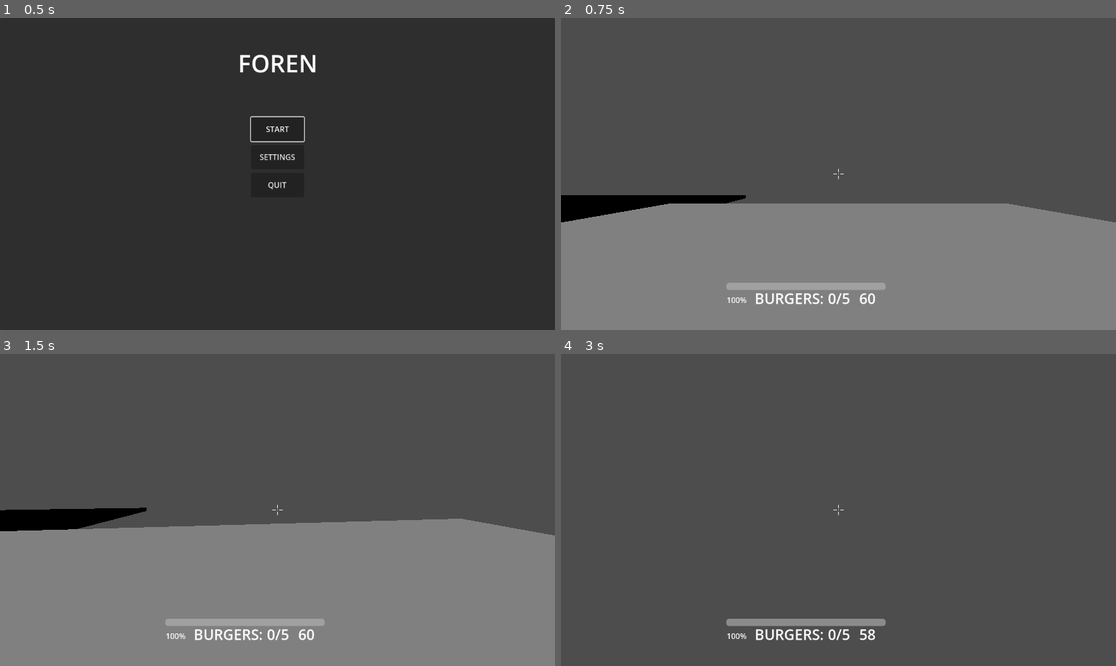
Above: before the commit, frames 1-4 (two rows, left to right).
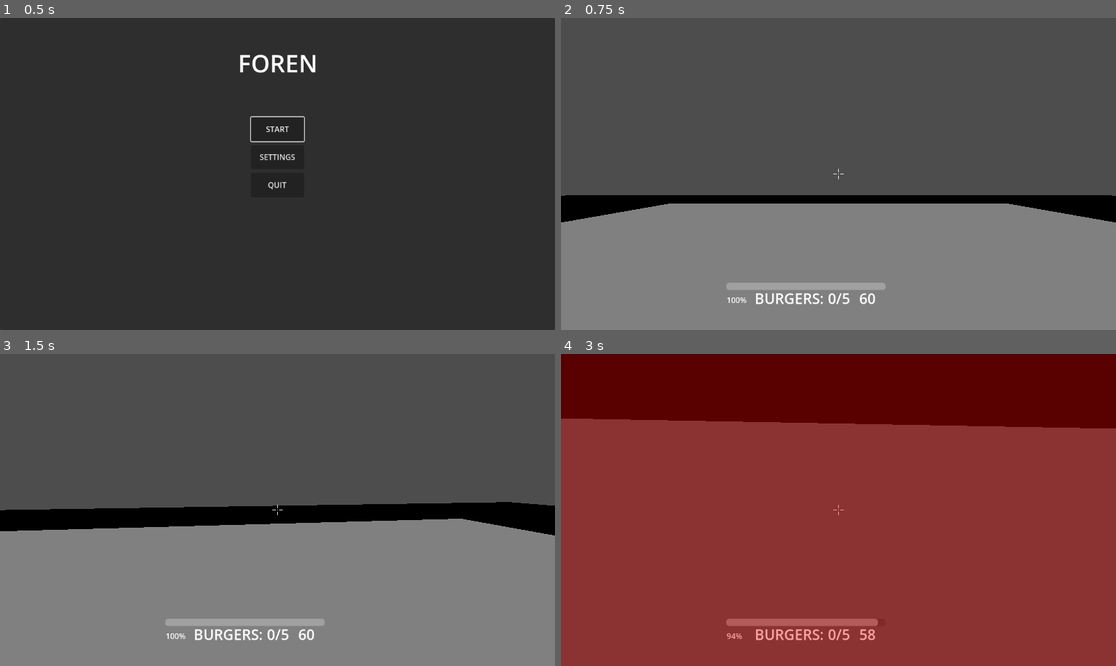
Above: after the commit, the same moments.

Repository: Gablinski/Foren
Game: Godot game, scene res://main_menu.tscn
Two runs of this game, one before a commit and one after it. Both use one fixed random seed, a clock stepped at 60 frames per second and the inputs below. Before the commit the project has no main scene; this scene is started directly in both runs.
Inputs (mouse positions are in pixels of both pictures, inside the frame that each line leads up to):
- Up to frame 1 (0.5 s): no input
- Up to frame 2 (0.75 s): click "START" at 0.5 s
- Up to frame 3 (1.5 s): tap Enter at 1.25 s; move the mouse to (305, 510) at 1.27 s; hold W (move_forward) from 1.28 s (still down); tap Q (dash) at 1.35 s
- Up to frame 4 (3 s): keep holding W (move_forward); tap Space (jump) at 1.52, 2.27 s; move the mouse to (810, 510) at 2.02 s; tap Q (dash) at 2.1, 2.85 s; move the mouse to (849, 503) at 2.77 s

Frame 1 is identical in both runs. In frame 2, 2.4% of the frame differs, in the area x 0-100%, y 56-66%; in frame 3, 4.8%; in frame 4, 100%, in the area x 0-100%, y 0-100%.

Commit message:
LARPLARPLARPLARPRRPLAPRLPLRALRLRPRLPLARP
LARP LARPL PLLARPLP

Diff:
--- a/main_menu.tscn
+++ b/main_menu.tscn
@@ -1,6 +1,7 @@
 [gd_scene format=3 uid="uid://dod5gtapxv4v"]
 
 [ext_resource type="Script" uid="uid://bf8ctpe8cyav6" path="res://main_menu.gd" id="1_06t4h"]
+[ext_resource type="Script" uid="uid://beg0sdtff03a5" path="res://button_animation.gd" id="2_7vrkn"]
 
 [node name="MainMenu" type="CanvasLayer" unique_id=1710865201]
 script = ExtResource("1_06t4h")
@@ -41,6 +42,7 @@
 offset_bottom = 256.0
 grow_horizontal = 2
 text = "START"
+script = ExtResource("2_7vrkn")
 
 [node name="SettingsButton" type="Button" parent="Panel" unique_id=174609315]
 layout_mode = 0
@@ -49,6 +51,7 @@
 offset_right = 631.0
 offset_bottom = 314.0
 text = "SETTINGS"
+script = ExtResource("2_7vrkn")
 
 [node name="QuitButton" type="Button" parent="Panel" unique_id=1280882278]
 layout_mode = 1
@@ -64,3 +67,4 @@
 grow_horizontal = 2
 grow_vertical = 2
 text = "QUIT"
+script = ExtResource("2_7vrkn")
--- a/node_3d.tscn
+++ b/node_3d.tscn
@@ -9,7 +9,6 @@
 [ext_resource type="PackedScene" uid="uid://bn81pe6726mrv" path="res://ladder.tscn" id="7_6iypd"]
 [ext_resource type="Script" uid="uid://re16kidftmvc" path="res://win_lose_green.gd" id="7_jsk3o"]
 [ext_resource type="PackedScene" uid="uid://0pusmkcmxmh" path="res://rising_platform.tscn" id="8_4arys"]
-[ext_resource type="Script" uid="uid://dj8ud7oafxrlp" path="res://auto_tween.gd" id="9_imku0"]
 [ext_resource type="PackedScene" uid="uid://cu4lu6by3qsp2" path="res://pause_menu.tscn" id="11_tereu"]
 
 [sub_resource type="BoxShape3D" id="BoxShape3D_i5arm"]
@@ -194,9 +193,6 @@
 grow_vertical = 2
 text = "QUIT"
 
-[node name="AutoTween" type="Node" parent="WinLoseGreen/Panel" unique_id=566148918]
-script = ExtResource("9_imku0")
-
 [node name="WinZone" type="Area3D" parent="." unique_id=1546917394 groups=["win_zone"]]
 transform = Transform3D(1, 0, 0, 0, 1, 0, 0, 0, 1, 0, 0.9676492, 7.60793)
 collision_layer = 3
@@ -210,6 +206,6 @@
 mesh = SubResource("BoxMesh_jsk3o")
 
 [node name="RisingPlatform" parent="." unique_id=645753205 instance=ExtResource("8_4arys")]
-transform = Transform3D(1, 0, 0, 0, 1, 0, 0, 0, 1, -67, -2.437, 18.721)
+transform = Transform3D(1, 0, 0, 0, 1, 0, 0, 0, 1, 0, -2.437, 18.721)
 
 [node name="PauseMenu" parent="." unique_id=1871726847 instance=ExtResource("11_tereu")]
--- a/pause_menu.gd
+++ b/pause_menu.gd
@@ -12,6 +12,7 @@
 
 func _ready() -> void:
 	panel.modulate.a = 0.0
+	panel.mouse_filter = Control.MOUSE_FILTER_IGNORE
 	resume_button.mouse_filter = Control.MOUSE_FILTER_IGNORE
 	restart_button.mouse_filter = Control.MOUSE_FILTER_IGNORE
 	quit_button.mouse_filter = Control.MOUSE_FILTER_IGNORE
@@ -38,6 +39,10 @@
 func _pause() -> void:
 	_paused = true
 	panel.modulate.a = 0.0
+	panel.mouse_filter = Control.MOUSE_FILTER_STOP
+	get_tree().paused = true
+	_paused = true
+	panel.modulate.a = 0.0
 	get_tree().paused = true
 	Input.mouse_mode = Input.MOUSE_MODE_VISIBLE
 	resume_button.mouse_filter = Control.MOUSE_FILTER_STOP
@@ -49,6 +54,9 @@
 		.set_trans(Tween.TRANS_QUAD).set_ease(Tween.EASE_OUT)
 
 func _on_resume() -> void:
+	_paused = false
+	panel.modulate.a = 0.0
+	panel.mouse_filter = Control.MOUSE_FILTER_IGNORE
 	_paused = false
 	panel.modulate.a = 0.0
 	resume_button.mouse_filter = Control.MOUSE_FILTER_IGNORE
--- a/project.godot
+++ b/project.godot
@@ -11,6 +11,7 @@
 [application]
 
 config/name="Foren"
+run/main_scene="uid://dod5gtapxv4v"
 config/features=PackedStringArray("4.6", "Forward Plus")
 config/icon="res://icon.svg"
 
--- a/settings_menu.tscn
+++ b/settings_menu.tscn
@@ -1,6 +1,7 @@
 [gd_scene format=3 uid="uid://dl4ev14lrst32"]
 
 [ext_resource type="Script" uid="uid://dmbkqwb8y8new" path="res://settings_menu.gd" id="1_ufg0w"]
+[ext_resource type="Script" uid="uid://beg0sdtff03a5" path="res://button_animation.gd" id="2_0cmel"]
 
 [node name="SettingsMenu" type="CanvasLayer" unique_id=1745313308]
 script = ExtResource("1_ufg0w")
@@ -42,3 +43,4 @@
 grow_horizontal = 0
 grow_vertical = 0
 text = "BACK"
+script = ExtResource("2_0cmel")
--- a/win_lose_green.gd
+++ b/win_lose_green.gd
@@ -10,15 +10,18 @@
 @onready var restart_button : Button = $Panel/RestartButton
 @onready var quit_button    : Button = $Panel/QuitButton
 
+
 func _ready() -> void:
 	process_mode = Node.PROCESS_MODE_ALWAYS
+	panel.process_mode = Node.PROCESS_MODE_ALWAYS
+	panel.visible = true
 	panel.modulate.a = 0.0
-	panel.visible = true
 	restart_button.pressed.connect(_on_restart)
 	quit_button.pressed.connect(_on_quit)
-	# disable buttons until screen is actually shown
 	restart_button.mouse_filter = Control.MOUSE_FILTER_IGNORE
 	quit_button.mouse_filter = Control.MOUSE_FILTER_IGNORE
+	restart_button.process_mode = Node.PROCESS_MODE_ALWAYS
+	quit_button.process_mode = Node.PROCESS_MODE_ALWAYS
 	await get_tree().process_frame
 	var gm := get_tree().get_first_node_in_group("game_manager")
 	if gm:
@@ -44,10 +47,14 @@
 	restart_button.grab_focus()
 	restart_button.mouse_filter = Control.MOUSE_FILTER_STOP
 	quit_button.mouse_filter = Control.MOUSE_FILTER_STOP
+	panel.process_mode = Node.PROCESS_MODE_ALWAYS
 	panel.modulate.a = 0.0
 	var tween := create_tween()
+	tween.set_pause_mode(Tween.TWEEN_PAUSE_PROCESS)
 	tween.tween_property(panel, "modulate:a", 1.0, 0.4) \
 		.set_trans(Tween.TRANS_QUAD).set_ease(Tween.EASE_OUT)
+	restart_button.process_mode = Node.PROCESS_MODE_ALWAYS
+	quit_button.process_mode = Node.PROCESS_MODE_ALWAYS
 
 func _on_restart() -> void:
 	get_tree().paused = false
Not shown, added: builds/index.apple-touch-icon.png.import
Not shown, added: builds/index.icon.png.import
Not shown, added: builds/index.png.import
Not shown, added: export_presets.cfg
Not shown, added: builds/index.apple-touch-icon.png
Not shown, added: builds/index.audio.position.worklet.js
Not shown, added: builds/index.audio.worklet.js
Not shown, added: builds/index.html
Not shown, added: builds/index.icon.png
Not shown, added: builds/index.js
Not shown, added: builds/index.pck
Not shown, added: builds/index.png
(and 2 more such lines)
